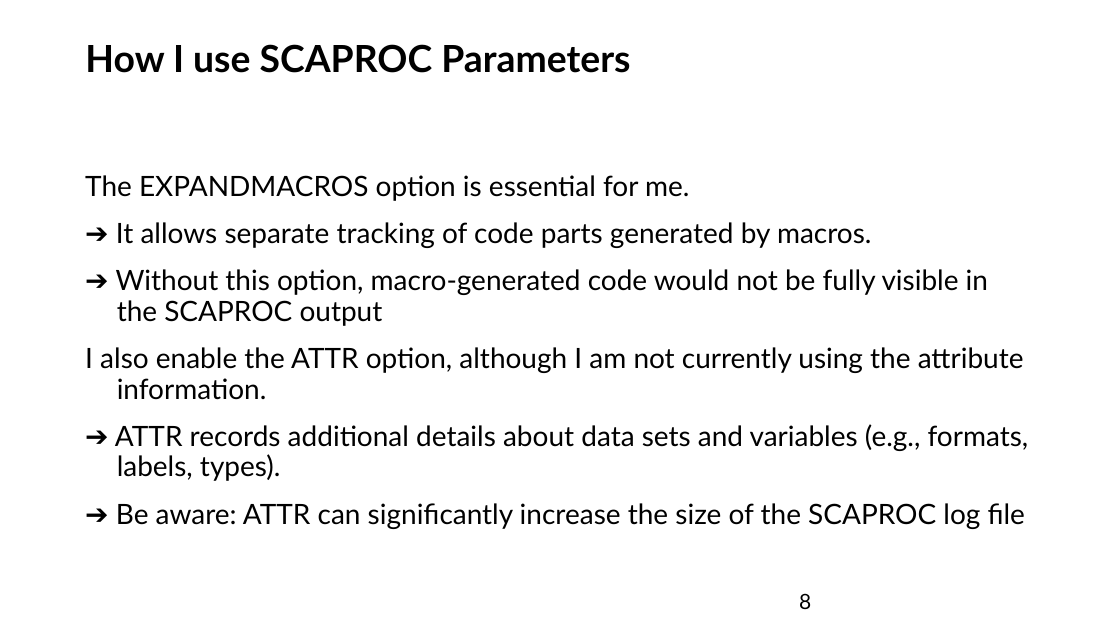
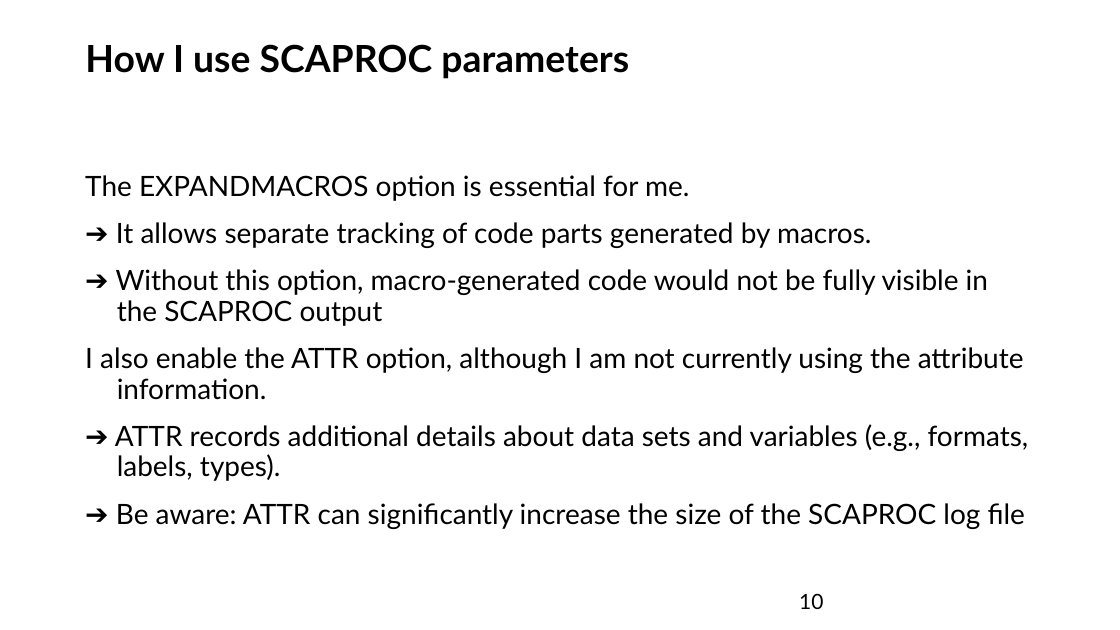
Before and after one commit to FSchwertfeger/Scaproc, a slide deck: slide 10 of proc scaproc.ppt (slide 8 before the commit). Drawn at 1120x630 pixels with LibreOffice and Linux fonts; fonts in the diff are those of the drawing. Boxes give left, top, right and bottom in pixels: in the first picture for what was removed or moved away, otherwise in the second. Text is boxed around its words. In the diff, an @@ line names an element or a change of style, - is before the commit and + after.

```diff
--- a/proc scaproc.ppt
+++ b/proc scaproc.ppt
@@ title at (85, 44, 629, 79): text changed @@
-How I use SCAPROC Parameters
+How I use SCAPROC parameters
@@ page number at (799, 593, 823, 609): text changed @@
-8
+10
```
Also in this commit, not shown: 11 other slides changed, 2 slides added, 6 other files.
